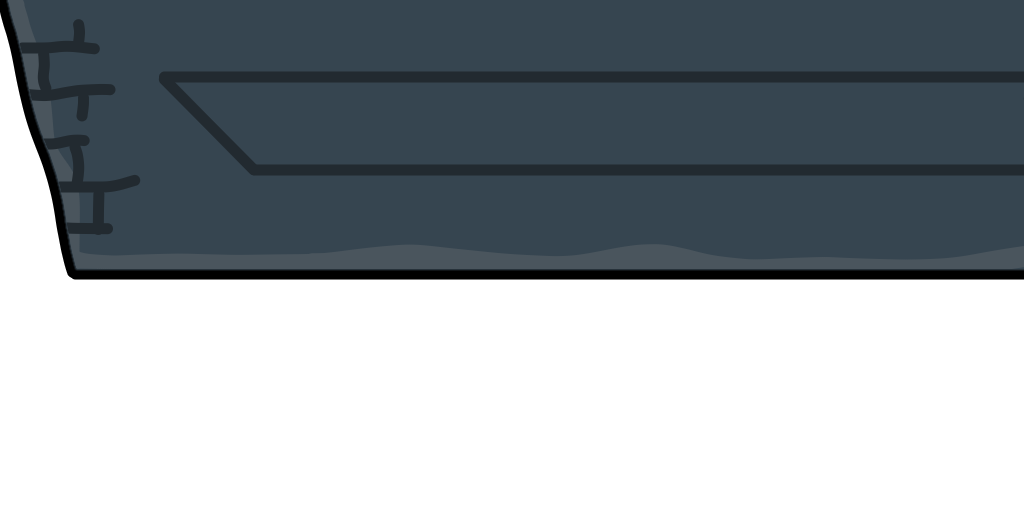
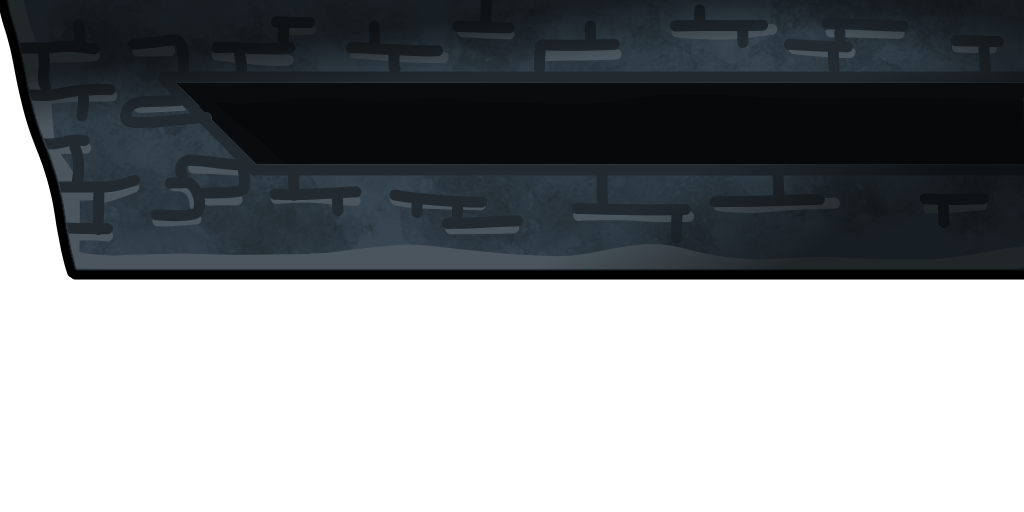
The second 1024×512 image is a revision of the first. Changes to its layers:
added group "meter" with 3 layers above "Background" over [6, 0, 1024, 271]
added layer "Paint Layer 7" (66%) in group "meter" over [6, 0, 1024, 271]
added layer "Paint Layer 5" in group "meter" over [128, 64, 1024, 192]
added group "Background" (1st of 2) with 6 layers over [6, 0, 1024, 271]
added layer "Gradient" (57%) in group "Background" over [6, 0, 1024, 271]
moved "Paint Layer 1" into group "Background", painted on it over [6, 0, 1024, 271]
added layer "Paint Layer 3" in group "Background" over [6, 0, 1024, 256]
added layer "Paint Layer 2" (24%) in group "Background" over [6, 0, 1024, 271]
added layer "Paint Layer 4" (43%) in group "Background" over [6, 0, 1024, 271]
moved "Background" (2nd of 2, in "Background") into group "Background", painted on it over [6, 0, 1024, 271]